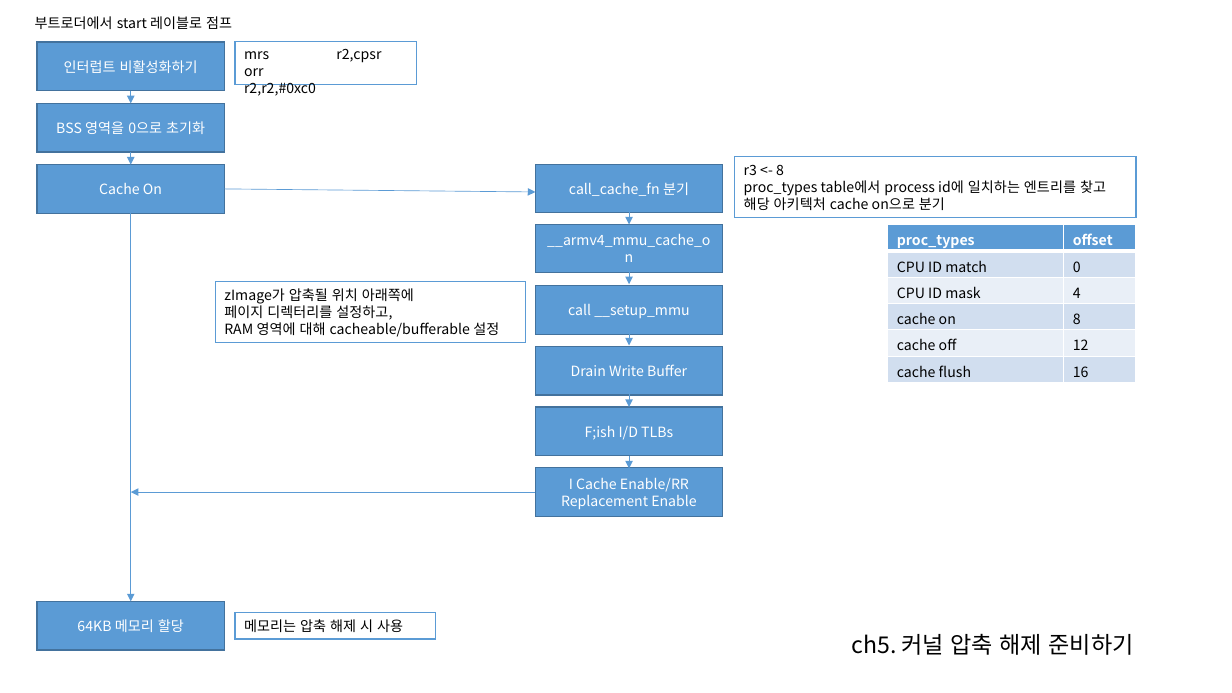
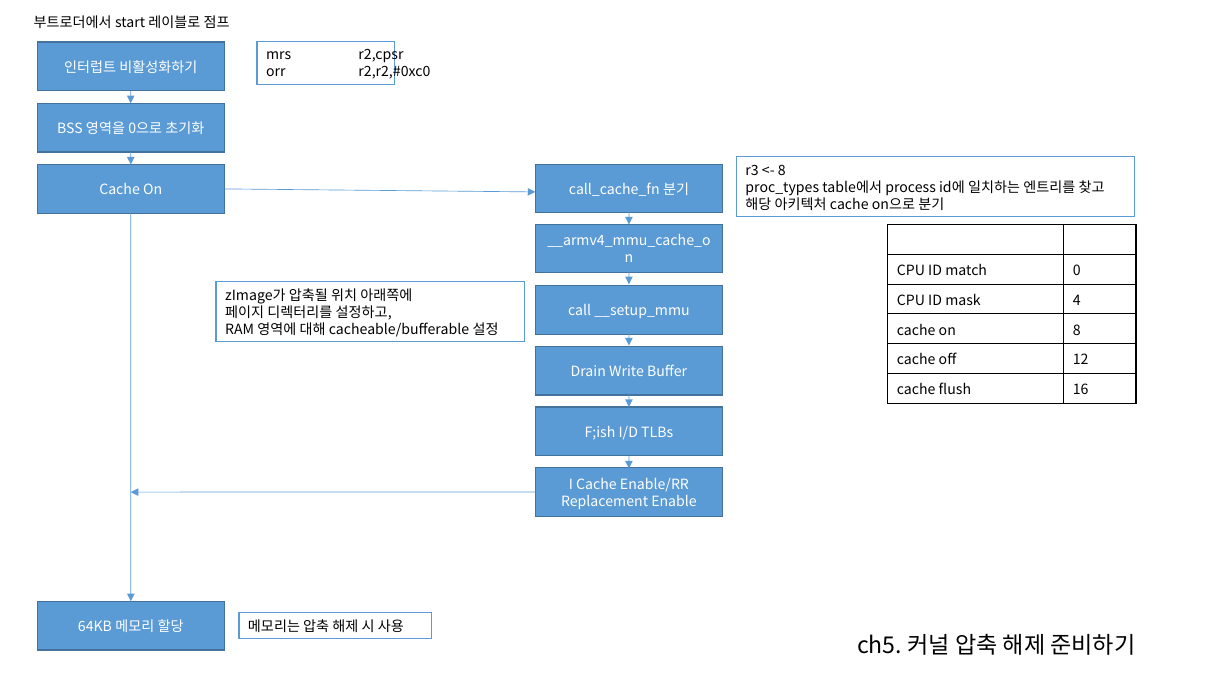
Before and after one commit to cocojk/major, a slide deck: slide 1 of linux/프레젠테이션1.pptx. Drawn at 1232x693 pixels with LibreOffice and Linux fonts; fonts in the diff are those of the drawing. Boxes give left, top, right and bottom in pixels: in the first picture for what was removed or moved away, otherwise in the second. Text is boxed around its words. In the diff, an @@ line names an element or a change of style, - is before the commit and + after.

```diff
--- a/linux/프레젠테이션1.pptx
+++ b/linux/프레젠테이션1.pptx
@@ outline #5B9BD5 1 pt to #5B9BD5 0.99 pt in 4 elements at box(216, 282, 525, 342), box(737, 157, 1135, 217), box(239, 613, 432, 639), box(257, 42, 395, 84) @@
@@ rectangle "mrs r2,cpsr": place and size @@
-rectangle "mrs r2,cpsr" at box(235, 42, 416, 85)
+rectangle "mrs r2,cpsr" at box(257, 42, 395, 84)
@@ arrow (225, 189) - (535, 192): stroke #5B9BD5 0.5 pt to #5B9BD5 0.51 pt @@
@@ arrow (131, 213) - (131, 602): stroke #5B9BD5 0.5 pt to #5B9BD5 0.51 pt @@
@@ outline #43739E 1 pt to #43729D 0.99 pt in 5 elements at box(37, 43, 225, 91), box(37, 104, 225, 152), box(37, 165, 225, 213), box(37, 602, 225, 651), box(535, 225, 723, 273) @@
@@ table at box(888, 225, 1136, 398) @@
@@ fill #5B9BD5 to none in row 1 @@
@@ fill #D2DEEF to none in 6 cells @@
@@ fill #EAEFF7 to none in 4 cells @@
@@ borders changed @@
@@ arrow (535, 493) - (130, 493): stroke #5B9BD5 0.5 pt to #5B9BD5 0.51 pt @@
@@ rectangle "메모리는 압축 해제 시 사용": place and size @@
-rectangle "메모리는 압축 해제 시 사용" at box(235, 613, 435, 640)
+rectangle "메모리는 압축 해제 시 사용" at box(239, 613, 432, 639)
@@ text "ch5. 커널 압축 해제 준비하기" rewrapped from box(851, 633, 1134, 655) to box(857, 633, 1135, 655) @@
```
Also in this commit, not shown: 2 other slides changed, 2 slides added, 1 slide removed, 18 other files.
